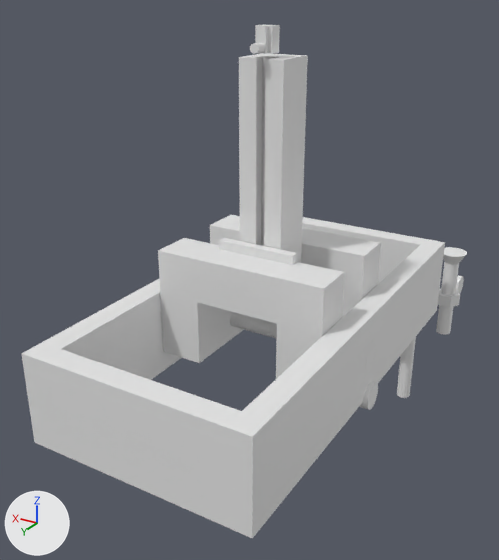
Before and after pictures for a commit that changed the Blender file Joystick.blend.
Rendered twice from a 50 mm lens placed at (-44.5, 175.1, 83.3), pointed at (35.0, 42.7, 17.1). Every picture has the same lights, and +X, +Y and +Z are marked at lower left.
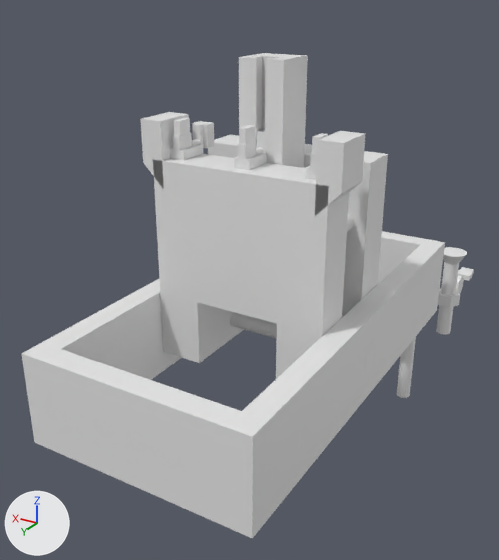
Location of each change, (x1, y1, x2, y2) in pixels of the pictures (499 x 560 px; the box of a moved part takes in the faces that stretch with it):
'Cube.003', reshaped (48% taller)
    before: (158, 215, 381, 379)
    after: (153, 135, 388, 379)
'Cube.012', added
    after: (315, 131, 366, 214)
'Cube.009', added
    after: (141, 112, 189, 188)
'Cube.004', reshaped (57% narrower, 32% shorter)
    before: (219, 238, 297, 265)
    after: (234, 152, 267, 170)
'M4-Screw-25mm.003', added
    after: (285, 213, 354, 268)
'M4-Screw-25mm.002', added
    after: (160, 206, 189, 241)
'Cube.006', moved
    before: (255, 25, 280, 54)
    after: (257, 128, 265, 152)
'Hall-Effect-Sensor-49E-Cutter.001', added
    after: (238, 125, 256, 162)
'Hall-Effect-Sensor-49E-Cutter.002', added
    after: (173, 118, 192, 153)
'Cube.008', added
    after: (192, 121, 214, 148)
'Magnets-6mm-2mm-x2.001', moved
    before: (359, 381, 378, 410)
    after: (167, 128, 174, 154)
'Cube.007', added
    after: (170, 144, 203, 160)
'Hall-Effect-Sensor-49E-Cutter.003', added
    after: (310, 133, 328, 173)
'Cylinder', moved
    before: (250, 43, 265, 54)
    after: (256, 147, 264, 155)
'Hall-Effect-Sensor-49E-Cutter', added
    after: (458, 267, 474, 281)
'Cube.010', added
    after: (305, 166, 316, 180)
'Cylinder.002', added
    after: (192, 139, 201, 146)
part 1 of me_cube_009, moved or reshaped
    before: (158, 215, 381, 319)
    after: (153, 135, 388, 319)

The change, as a diff of the scene's bpy script:
```diff
--- a/Joystick.blend.py
+++ b/Joystick.blend.py
@@ me_cube_009 @@
 me_cube_009.from_pydata(...)  # 64 vertices, 63 faces; spans x 15.2..54.8, y 35.2..64.8, z 30.0..55.0
+# me_cube_009 part 1: all 16 vertices in x 15.2..54.8, y 35.2..64.8, z 55.0 are moved by (0.0, 0.0, 20.0)
@@ me_cube_016 @@
-me_cube_016.from_pydata(...)  # 16 vertices, 14 faces; spans x 0.0..18.0, y 0.1..2.1, z 0.0..2.0
+me_cube_016.from_pydata(...)  # 8 vertices, 6 faces; spans x 7.5..10.7, y 0.1..7.1, z 0.0..2.0
+# me_cube_016 part 2: the whole mesh is rebuilt
@@ me_cube_030 @@
+me_cube_030.from_pydata([(12.68, 64.8, 74.0), (12.68, 64.8, 83.0), (12.68, 55.2, 74.0), (12.68, 55.2, 83.0), (17.71, 55.2, 69.0), (17.71, 55.2, 83.0), (17.71, 64.8, 69.0), (17.71, 64.8, 83.0)], [], [(4, 5, 3, 2), (0, 1, 7, 6), (6, 4, 2, 0), (5, 7, 1, 3), (6, 7, 5, 4), (2, 3, 1, 0)])
@@ me_cube_021 @@
+me_cube_021.from_pydata([(57.41, 55.2, 74.0), (57.41, 55.2, 83.0), (57.41, 64.8, 74.0), (57.41, 64.8, 83.0), (52.38, 64.8, 69.0), (52.38, 64.8, 83.0), (52.38, 55.2, 69.0), (52.38, 55.2, 83.0)], [], [(4, 5, 3, 2), (0, 1, 7, 6), (6, 4, 2, 0), (5, 7, 1, 3), (6, 7, 5, 4), (2, 3, 1, 0)])
@@ ob_magnets_6mm_2mm_x2_001 @@
 ob_magnets_6mm_2mm_x2_001 = bpy.data.objects.new('Magnets-6mm-2mm-x2.001', me_cube_015)
-ob_magnets_6mm_2mm_x2_001.location = (0.0, 50.0, 0.0)
+ob_magnets_6mm_2mm_x2_001.location = (43.4, 60.0, 53.0)
 ob_magnets_6mm_2mm_x2_001.rotation_euler = (0.0, 1.571, 0.0)  # degrees (0, 90, 0)
@@ ob_cube_006 @@
 ob_cube_006 = bpy.data.objects.new('Cube.006', me_cube_018)
-ob_cube_006.location = (25.0, 50.0, 25.0)
+ob_cube_006.location = (25.0, 50.0, 5.0)
@@ ob_cylinder @@
 ob_cylinder = bpy.data.objects.new('Cylinder', me_cylinder)
-ob_cylinder.location = (25.0, 55.7, 75.0)
+ob_cylinder.location = (25.0, 55.7, 55.0)
 ob_cylinder.rotation_euler = (1.571, 0.0, 0.0)  # degrees (90, 0, 0)
@@ ob_cube_012 @@
+ob_cube_012 = bpy.data.objects.new('Cube.012', me_cube_030)
+ob_cube_012.location = (-10.0, 0.0, -25.0)
@@ ob_hall_effect_sensor_49e_cutter_003 @@
+ob_hall_effect_sensor_49e_cutter_003 = bpy.data.objects.new('Hall-Effect-Sensor-49E-Cutter.003', me_cube_028)  # a box spanning x -0.8..0.8, y -3.0..1.2, z -0.6..2.8; a box spanning x -0.7..0.7, y -2.7..0.9, z 2.8..5.8
+ob_hall_effect_sensor_49e_cutter_003.location = (9.5, 61.0, 52.0)
@@ ob_cube_010 @@
+ob_cube_010 = bpy.data.objects.new('Cube.010', me_cube_026)  # a box spanning x 7.36..10.84, y 0.1..7.1, z 0.0..2.0
+ob_cube_010.location = (0.4, 55.1, 50.0)
@@ ob_m4_screw_25mm_003 @@
+ob_m4_screw_25mm_003 = bpy.data.objects.new('M4-Screw-25mm.003', me_cube_013.copy())  # the mesh of ob_m4_screw_25mm_001
+ob_m4_screw_25mm_003.location = (10.0, 48.5, 37.0)
+ob_m4_screw_25mm_003.rotation_euler = (-1.571, 0.0, 0.0)  # degrees (-90, 0, 0)
@@ ob_m4_screw_25mm_002 @@
+ob_m4_screw_25mm_002 = bpy.data.objects.new('M4-Screw-25mm.002', me_cube_013.copy())  # the mesh of ob_m4_screw_25mm_001
+ob_m4_screw_25mm_002.location = (40.0, 48.5, 37.0)
+ob_m4_screw_25mm_002.rotation_euler = (-1.571, 0.0, 0.0)  # degrees (-90, 0, 0)
@@ ob_cube_009 @@
+ob_cube_009 = bpy.data.objects.new('Cube.009', me_cube_021)
+ob_cube_009.location = (-10.0, 0.0, -25.0)
@@ ob_hall_effect_sensor_49e_cutter_002 @@
+ob_hall_effect_sensor_49e_cutter_002 = bpy.data.objects.new('Hall-Effect-Sensor-49E-Cutter.002', me_cube_028.copy())
+ob_hall_effect_sensor_49e_cutter_002.location = (40.6, 61.0, 52.0)
@@ ob_cylinder_002 @@
+ob_cylinder_002 = bpy.data.objects.new('Cylinder.002', me_cylinder.copy())  # the mesh of ob_cylinder
+ob_cylinder_002.location = (40.6, 55.7, 55.0)
+ob_cylinder_002.rotation_euler = (1.571, 0.0, 0.0)  # degrees (90, 0, 0)
+ob_cylinder_002.scale = (0.9, 0.9, 0.9)
@@ ob_cube_008 @@
+ob_cube_008 = bpy.data.objects.new('Cube.008', me_cube_019)  # 276 vertices, 148 faces; spans x -1.86..1.86, y 1.14..7.5, z 45.9..50.9
+ob_cube_008.location = (40.6, 50.0, 5.0)
@@ ob_cube_007 @@
+ob_cube_007 = bpy.data.objects.new('Cube.007', me_cube_026.copy())
+ob_cube_007.location = (31.5, 55.1, 50.0)
@@ ob_hall_effect_sensor_49e_cutter_001 @@
+ob_hall_effect_sensor_49e_cutter_001 = bpy.data.objects.new('Hall-Effect-Sensor-49E-Cutter.001', me_cube_028.copy())
+ob_hall_effect_sensor_49e_cutter_001.location = (25.0, 61.0, 52.0)
@@ ob_hall_effect_sensor_49e_cutter @@
+ob_hall_effect_sensor_49e_cutter = bpy.data.objects.new('Hall-Effect-Sensor-49E-Cutter', me_cube_003)  # a box spanning x -2.1..2.1, y -1.7..1.7, z 0.0..1.6; a box spanning x -1.8..1.8, y -4.7..-1.7, z 0.1..1.5
+ob_hall_effect_sensor_49e_cutter.location = (0.0, -27.0, 0.0)
```
